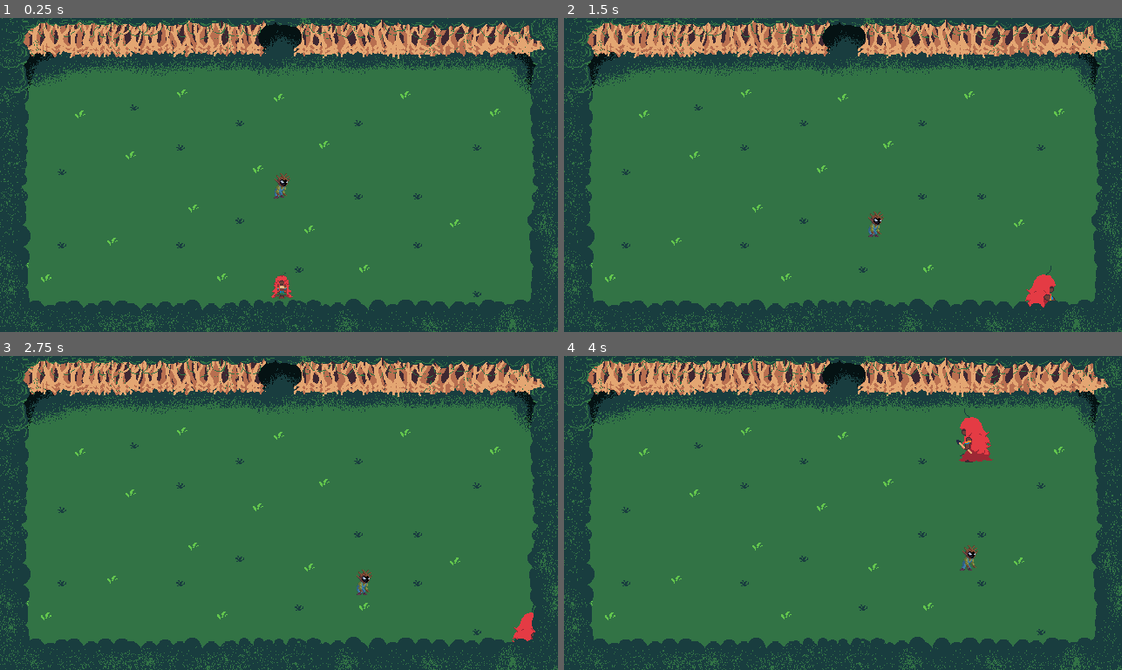
Above: before the commit, frames 1-4 (two rows, left to right).
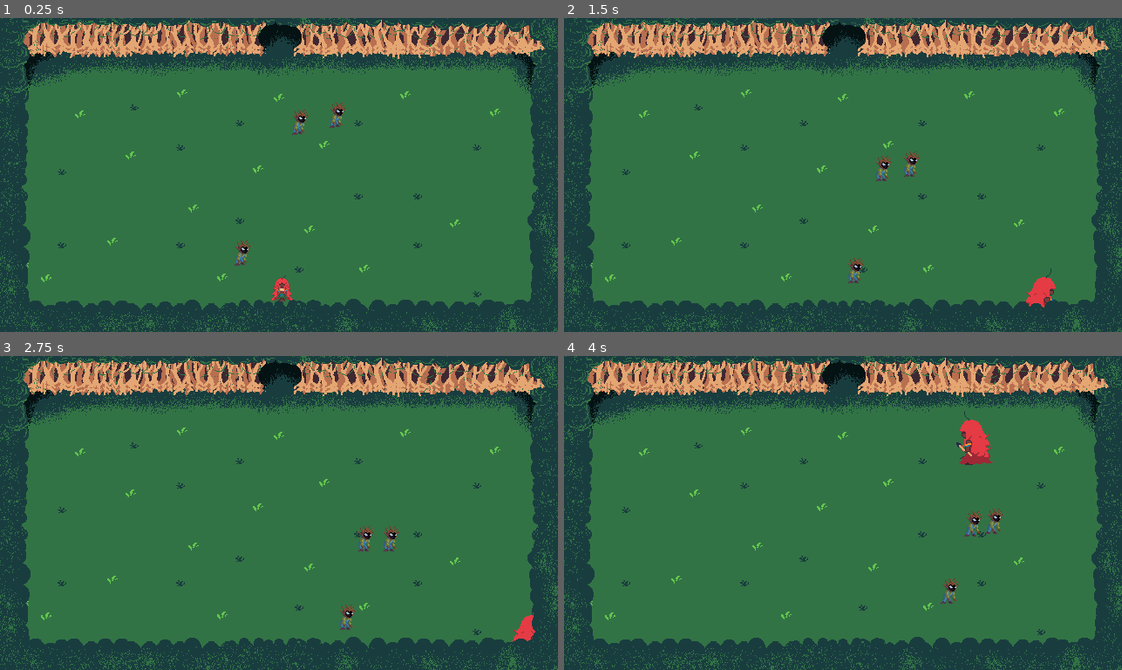
Above: after the commit, the same moments.

Repository: SamuelMTL/AmazonProject
Game: Godot game, scene res://scenes/Dungeons/dungeon.tscn
The game is run twice, just before and just after one commit, with the same random seed, the same clock (stepped at 60 frames per second) and the same inputs. This scene is started directly instead of the project's main scene. Sound files missing from this copy of the repository are replaced by a short silence.
Inputs (mouse positions are in pixels of both pictures, inside the frame that each line leads up to):
- Up to frame 1 (0.25 s): no input
- Up to frame 2 (1.5 s): move the mouse to (965, 159) at 0.52 s; hold Right (ui_right) 0.53-1.28 s; click (965, 159) at 0.6 s; move the mouse to (731, 190) at 1.27 s; hold Down (ui_down) from 1.28 s (still down); tap R (BoitataPower) at 1.35 s
- Up to frame 3 (2.75 s): click (167, 528) at 1.55 s; move the mouse to (334, 443) at 2.02 s; release Down (ui_down) at 2.03 s; hold Right (ui_right) from 2.03 s (still down); tap Q (CurupiraPower) at 2.1 s; click (334, 443) at 2.3 s
- Up to frame 4 (4 s): move the mouse to (815, 575) at 2.77 s; release Right (ui_right) at 2.78 s; hold Up (ui_up) 2.78-3.53 s; tap H (Habilidades) at 2.85 s; click (815, 575) at 3.05 s; move the mouse to (1010, 560) at 3.52 s; hold Left (ui_left) from 3.53 s (still down); tap E (IaraPower) at 3.6 s; click (1010, 560) at 3.8 s

The runs differ from the first frame. In frame 1, 0.7% of the frame differs, in the area x 42-63%, y 26-91%; in frame 2, 0.7%; in frame 3, 0.6%; in frame 4, 0.8%, in the area x 67-79%, y 16-79%.

Commit message:
muitas modificacoes do inimigo

Diff:
--- a/amazonproject/Components/PlayerComponent/Jogador.tscn
+++ b/amazonproject/Components/PlayerComponent/Jogador.tscn
@@ -23,7 +23,7 @@
 radius = 58.6941
 
 [sub_resource type="CapsuleShape2D" id="CapsuleShape2D_rl5ka"]
-height = 20.0
+height = 26.0
 
 [sub_resource type="AtlasTexture" id="AtlasTexture_7t6un"]
 atlas = ExtResource("1_k8qog")
@@ -855,7 +855,7 @@
 
 [node name="CollisionShape2D" type="CollisionShape2D" parent="."]
 show_behind_parent = true
-position = Vector2(0, 8)
+position = Vector2(0, 2)
 shape = SubResource("CapsuleShape2D_rl5ka")
 
 [node name="WalkingSound" type="AudioStreamPlayer" parent="."]
--- a/amazonproject/inimigoteste.gd
+++ b/amazonproject/inimigoteste.gd
@@ -1,7 +1,7 @@
 class_name Enemy2
 extends CharacterBody2D
 
-@export var max_health: int = 10
+@export var max_health: int = 20
 var current_health: int = max_health
 
 @export var move_speed: float = 50.0
@@ -13,14 +13,19 @@
 var knockback_time: float = 0.0
 var room_id = 0
 
+var can_attack = true
+
+var player_in_range: Node2D = null
+var attack_delay := 0.2
+
 signal died(room_id)
 
+@onready var attack_timer = $Timer
 @onready var sprites = $Sprite2D
 @onready var player = get_tree().get_first_node_in_group("Player")
 
 @export var chase_radius: float = 250.0
-# This guy doesn't actually attack, he just tries to get close to the player
-@export var follow_radius: float = 70.0 # stop distance from player
+@export var follow_radius: float = 25.0
 
 var inimigos = {
 		"espantalho": {
@@ -63,9 +68,9 @@
 	var direction: Vector2 = player.global_position - global_position
 
 	var distance = direction.length()
-	#if distance > chase_radius:
-		#transitioned.emit(self, "wander")
-		#return
+	if distance > chase_radius:
+		velocity = Vector2.ZERO
+		return
 	velocity = direction.normalized()* move_speed
 
 	if distance <= follow_radius:
@@ -83,6 +88,12 @@
 	if current_health <= 0:
 		die()
 
+func attack(body: Node2D):
+	await get_tree().create_timer(0.2).timeout
+	if body.is_in_group("Player") and can_attack == true:
+		body.take_damage(10)
+		can_attack = false
+		attack_timer.start()
 
 func drop_item(enemy: String):
 	var item = preload("res://Components/InventarioComponent/item.tscn")
@@ -98,3 +109,24 @@
 
 func choose_sprite(enemy: String):
 	sprites.play(inimigos[enemy]["animacoes"]["walk"]["right"])
+
+
+func _on_area_2d_body_entered(body: Node2D) -> void:
+	if body.is_in_group("Player"):
+		player_in_range = body
+		start_attack_delay()
+
+
+func _on_timer_timeout() -> void:
+	can_attack = true
+
+
+func _on_area_2d_body_exited(body: Node2D) -> void:
+	if body == player_in_range:
+		player_in_range = null
+
+func start_attack_delay():
+	await get_tree().create_timer(attack_delay).timeout
+
+	if player_in_range and can_attack:
+		attack(player_in_range)
--- a/amazonproject/inimigoteste.tscn
+++ b/amazonproject/inimigoteste.tscn
@@ -475,8 +475,11 @@
 }]
 
 [sub_resource type="CapsuleShape2D" id="CapsuleShape2D_ij6vw"]
-radius = 23.0
-height = 64.0
+radius = 9.0
+height = 18.0
+
+[sub_resource type="CircleShape2D" id="CircleShape2D_jc47o"]
+radius = 16.0
 
 [node name="Inimigoteste" type="CharacterBody2D" groups=["enemies"]]
 script = ExtResource("1_wogi4")
@@ -486,5 +489,18 @@
 animation = &"EspantalhoAndandoDireita"
 
 [node name="CollisionShape2D" type="CollisionShape2D" parent="."]
-position = Vector2(0, 11)
+position = Vector2(1, 7)
 shape = SubResource("CapsuleShape2D_ij6vw")
+
+[node name="Area2D" type="Area2D" parent="."]
+
+[node name="CollisionShape2D" type="CollisionShape2D" parent="Area2D"]
+position = Vector2(2, 1)
+shape = SubResource("CircleShape2D_jc47o")
+
+[node name="Timer" type="Timer" parent="."]
+wait_time = 3.0
+
+[connection signal="body_entered" from="Area2D" to="." method="_on_area_2d_body_entered"]
+[connection signal="body_exited" from="Area2D" to="." method="_on_area_2d_body_exited"]
+[connection signal="timeout" from="Timer" to="." method="_on_timer_timeout"]
--- a/amazonproject/scenes/Dungeons/dungeon.tscn
+++ b/amazonproject/scenes/Dungeons/dungeon.tscn
@@ -22,12 +22,14 @@
 
 [node name="Inventory" parent="." instance=ExtResource("4_d3203")]
 visible = false
+z_index = 20
 offset_left = 963.0
 offset_top = 1030.0
 offset_right = 963.0
 offset_bottom = 1030.0
 
 [node name="PauseComponent" parent="." instance=ExtResource("4_cufjj")]
+z_index = 20
 
 [node name="Dungeon Music" type="AudioStreamPlayer" parent="."]
 stream = ExtResource("6_6k52l")
--- a/amazonproject/scenes/aldeia.tscn
+++ b/amazonproject/scenes/aldeia.tscn
@@ -7,7 +7,6 @@
 [ext_resource type="PackedScene" uid="uid://2pc7376wjlng" path="res://Scenes/HabilidadesScene/HabilidadesScene.tscn" id="4_4mrti"]
 [ext_resource type="PackedScene" uid="uid://dsmunr4nn7fq8" path="res://Components/CucaShopComponents/cuca_shop_in_game.tscn" id="5_6vf28"]
 [ext_resource type="PackedScene" uid="uid://d2ynrtn7egk4q" path="res://Components/InventarioComponent/Inventory.tscn" id="6_jtawj"]
-[ext_resource type="PackedScene" uid="uid://ihiexao7aw8a" path="res://Scenes/CurrentEnemy.tscn" id="8_6vf28"]
 [ext_resource type="PackedScene" uid="uid://muf73awrfgm0" path="res://Components/MatintaShopComponent/MatintaShopInGame.tscn" id="8_jtawj"]
 [ext_resource type="AudioStream" uid="uid://cj6cowyhn4kfd" path="res://assets/sound/music/aldeia.mp3" id="10_0b8ec"]
 [ext_resource type="Script" path="res://Scenes/aldeia_music.gd" id="11_cndyc"]
@@ -58,9 +57,6 @@
 [node name="Inventory" parent="Jogador" instance=ExtResource("6_jtawj")]
 visible = false
 
-[node name="CurrentEnemy" parent="." instance=ExtResource("8_6vf28")]
-position = Vector2(179, -73)
-
 [node name="Aldeia Music" type="AudioStreamPlayer2D" parent="."]
 stream = ExtResource("10_0b8ec")
 bus = &"Music"
--- a/amazonproject/scripts/new_dungeon_generator.gd
+++ b/amazonproject/scripts/new_dungeon_generator.gd
@@ -113,7 +113,7 @@
 	enemies_room[room_num] = 1  # sala começa com 1 inimigo
 	room.room_id = room_num
 
-	spawn_enemy(room)
+	spawn_enemy(room, 3)
 
 	room.dungeon_controller = self
 	rooms[room_num] = room
@@ -201,14 +201,19 @@
 			# Se nenhuma correspondência exata for encontrada, escolhemos aleatoriamente entre três salas padrão
 			return room_scene
 
-func spawn_enemy(room):
-	var enemy = inimigo.instantiate()
-	add_child(enemy)
-	enemy.position = room.position + Vector2(320, 180) # centro aproximado da sala
-	enemy.room_id = room.room_id
-	Global.enemy_counter += 1
-	enemy.connect("died", Callable(self, "enemy_died"))
-	print("Inimigo spawnado em: ", enemy.position, " | total inimigos: ", Global.enemy_counter)
+func spawn_enemy(room, quantidade := 1):
+	for i in range(quantidade):
+		var enemy = inimigo.instantiate()
+		add_child(enemy)
+
+		var offset = Vector2(randf_range(-100, 100), randf_range(-100, 100))
+		enemy.position = room.position + Vector2(320, 180) + offset
+		enemy.room_id = room.room_id
+
+		Global.enemy_counter += 1
+		enemy.connect("died", Callable(self, "enemy_died"))
+
+		print("Inimigo spawnado em: ", enemy.position, " | total inimigos: ", Global.enemy_counter)
 
 func boss_room():
 	get_tree().change_scene_to_file("res://Scenes/Dungeons/MataDaTerraFirme/BossRoom.tscn")
Not shown: 1 places in amazonproject/inimigoteste.tscn that only renumber resources
Not shown: 1 places in amazonproject/scenes/aldeia.tscn that only renumber resources
